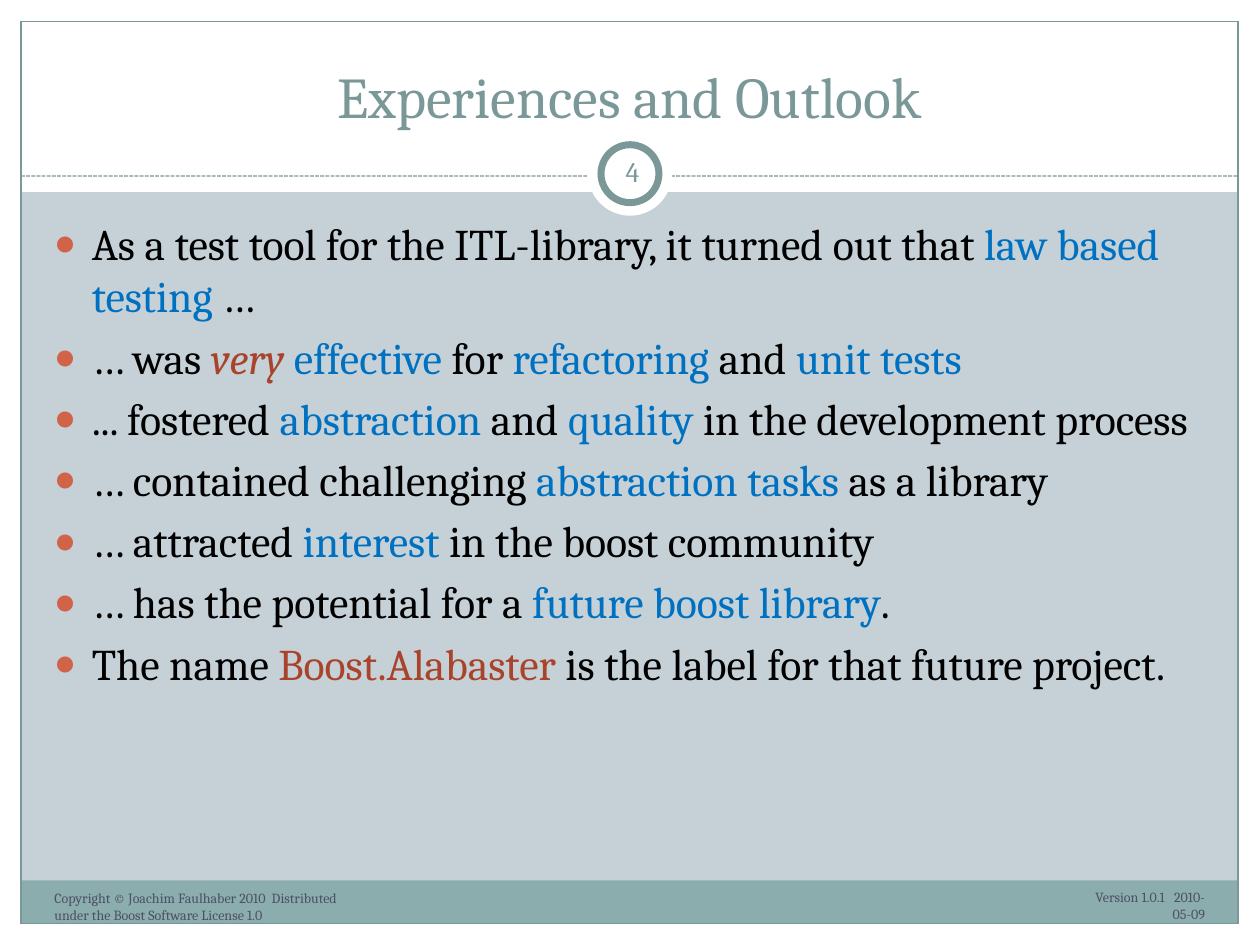
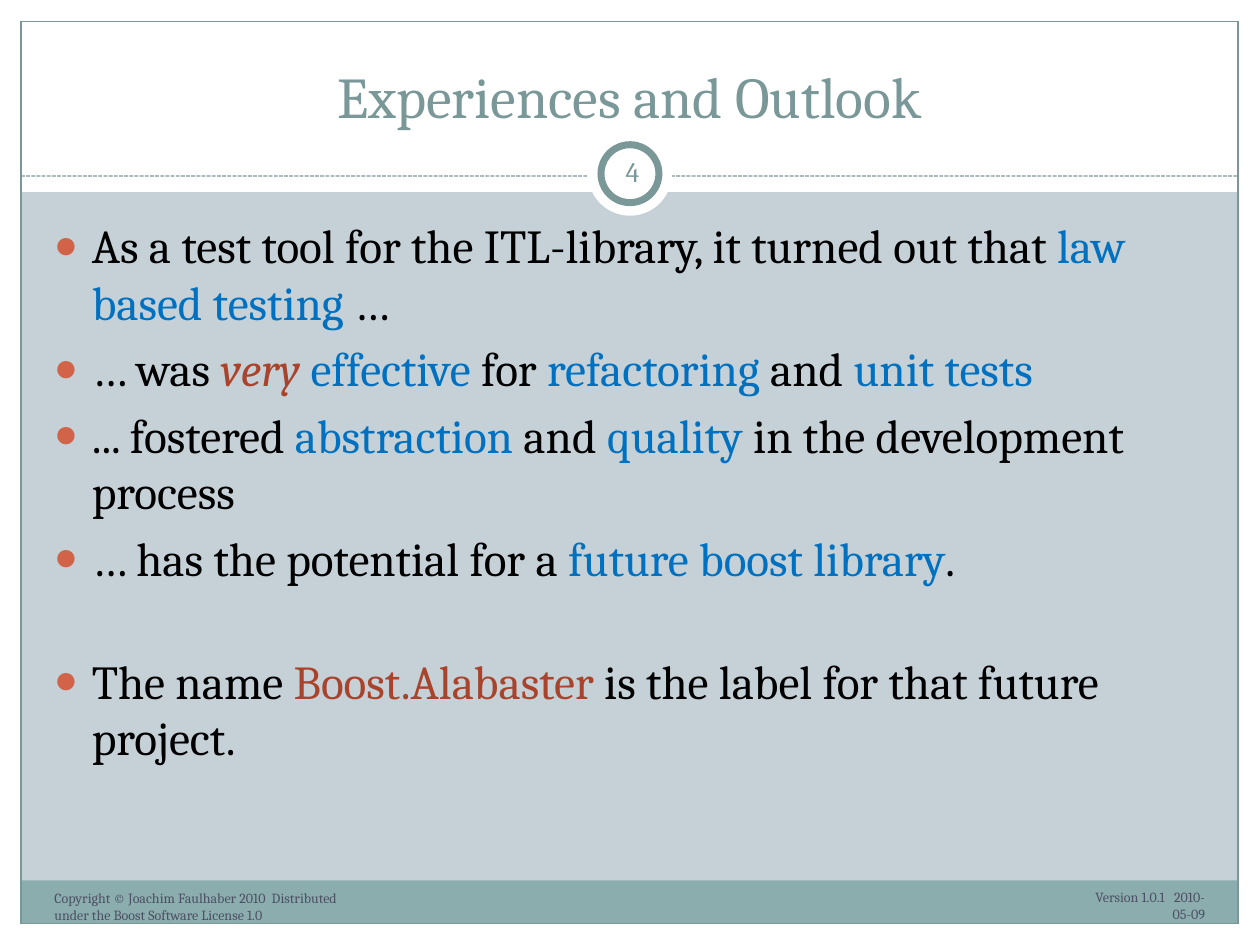
Before and after one commit to ryppl/boost-history, a slide deck: slide 4 of itl/libs/validate/doc/boostcon2010/BoostAlabaster.pptx. Drawn at 1260x945 pixels with LibreOffice and Linux fonts; fonts in the diff are those of the drawing. Boxes give left, top, right and bottom in pixels: in the first picture for what was removed or moved away, otherwise in the second. Text is boxed around its words. In the diff, an @@ line names an element or a change of style, - is before the commit and + after.

Commit message:
Modified presentation Boost.Alabaster. Added proposals for a boost manager assistant.
SVN-Revision: 61906

```diff
--- a/itl/libs/validate/doc/boostcon2010/BoostAlabaster.pptx
+++ b/itl/libs/validate/doc/boostcon2010/BoostAlabaster.pptx
@@ text "As a test tool for ..." at bbox=[92, 229, 1125, 765]: size 25 to 27 pt @@
@@ text at bbox=[133, 465, 1048, 567]: paragraphs removed @@
-● … contained challenging abstraction tasks as a library
-● … attracted interest in the boost community
```
Also in this commit, not shown: 6 other slides changed, 6 slides added.
